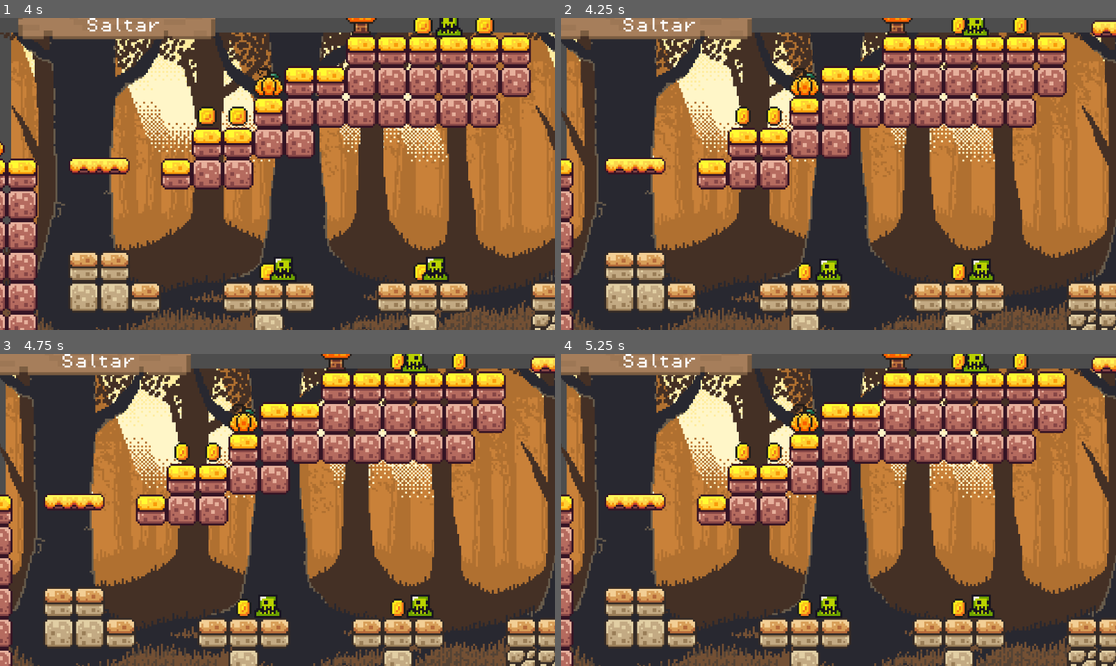
Above: before the commit, frames 1-4 (two rows, left to right).
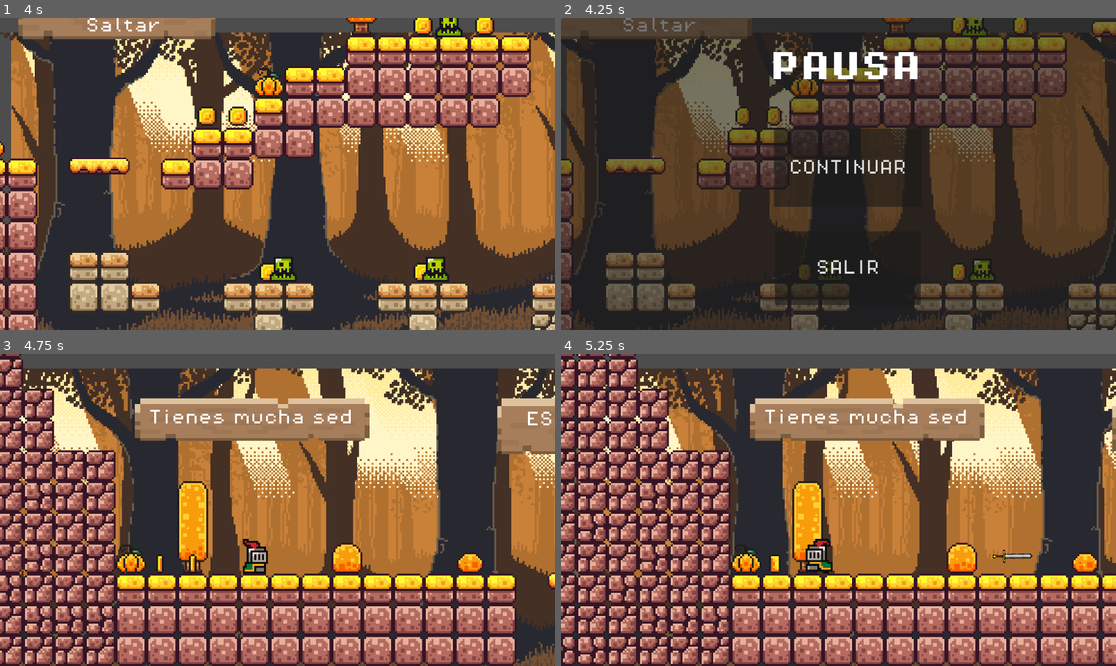
Above: after the commit, the same moments.

Repository: IES-Rafael-Alberti/primer-juego-2d
Game: Godot game, scene res://scenes/game.tscn
The game is run twice, just before and just after one commit, with the same random seed, the same clock (stepped at 60 frames per second) and the same inputs.
Inputs (mouse positions are in pixels of both pictures, inside the frame that each line leads up to):
- Up to frame 1 (4 s): tap E (fire) at 0.5, 0.6, 1.25, 1.35, 2, 2.1, 2.75, 2.85, 3.5, 3.6 s; hold Right (move_right) 0.53-2.03 s; tap Space (jump) at 0.77, 1.52, 3.02, 3.77 s; hold Left (move_left) 2.03-2.78 s; hold Right (move_right) from 2.78 s (still down)
- Up to frame 2 (4.25 s): keep holding Right (move_right); tap P (pause) at 4.15 s
- Up to frame 3 (4.75 s): release Right (move_right) at 4.25 s; click (288, 503) at 4.25 s, where only the run after the commit has a clickable "CONTINUAR"
- Up to frame 4 (5.25 s): tap E (fire) at 5, 5.1 s; hold Left (move_left) from 5.03 s (still down)

Frame 1 is identical in both runs. In frame 2, 75% of the frame differs, in the area x 0-100%, y 0-100%; in frame 3, 83%; in frame 4, 84%.

Commit message:
Añadido menu de pausa

Diff:
--- a/scenes/game.tscn
+++ b/scenes/game.tscn
@@ -14,6 +14,7 @@
 [ext_resource type="FontFile" uid="uid://76mam0d3uvpn" path="res://fonts/PixelOperator8-Bold.ttf" id="9_vtaks"]
 [ext_resource type="PackedScene" uid="uid://c212koc7iissu" path="res://scenes/cajatexto.tscn" id="10_kvuet"]
 [ext_resource type="PackedScene" uid="uid://deo1e8mmmpqhk" path="res://scenes/bottle.tscn" id="11_kvpfn"]
+[ext_resource type="PackedScene" uid="uid://yjwxkn0vya7e" path="res://scenes/pausa.tscn" id="15_ir15t"]
 
 [sub_resource type="TileSetAtlasSource" id="TileSetAtlasSource_lnu2h"]
 texture = ExtResource("2_yqjtg")
@@ -516,3 +517,5 @@
 
 [node name="Bottle" parent="." instance=ExtResource("11_kvpfn")]
 position = Vector2(711, -144)
+
+[node name="Pausa" parent="." instance=ExtResource("15_ir15t")]
--- /dev/null
+++ b/scenes/pausa.tscn
@@ -0,0 +1,58 @@
+[gd_scene load_steps=4 format=3 uid="uid://yjwxkn0vya7e"]
+
+[ext_resource type="FontFile" uid="uid://76mam0d3uvpn" path="res://fonts/PixelOperator8-Bold.ttf" id="1_1vvwb"]
+[ext_resource type="Script" uid="uid://cbx354gf3rllu" path="res://scripts/pausa.gd" id="1_k5nbw"]
+[ext_resource type="FontFile" uid="uid://cahgg7rygrm2q" path="res://fonts/PixelOperator8.ttf" id="2_k5nbw"]
+
+[node name="Pausa" type="CanvasLayer"]
+process_mode = 3
+visible = false
+script = ExtResource("1_k5nbw")
+
+[node name="Control" type="Control" parent="."]
+layout_mode = 3
+anchors_preset = 15
+anchor_right = 1.0
+anchor_bottom = 1.0
+grow_horizontal = 2
+grow_vertical = 2
+size_flags_horizontal = 3
+size_flags_vertical = 3
+
+[node name="Panel" type="Panel" parent="Control"]
+layout_mode = 0
+offset_right = 1157.0
+offset_bottom = 656.0
+
+[node name="Label" type="Label" parent="Control/Panel"]
+layout_mode = 0
+offset_left = 433.0
+offset_top = 71.0
+offset_right = 748.0
+offset_bottom = 135.0
+theme_override_fonts/font = ExtResource("1_1vvwb")
+theme_override_font_sizes/font_size = 63
+text = "PAUSA"
+
+[node name="Button" type="Button" parent="Control/Panel"]
+layout_mode = 0
+offset_left = 442.0
+offset_top = 230.0
+offset_right = 749.0
+offset_bottom = 392.0
+theme_override_fonts/font = ExtResource("2_k5nbw")
+theme_override_font_sizes/font_size = 32
+text = "CONTINUAR"
+
+[node name="Button2" type="Button" parent="Control/Panel"]
+layout_mode = 0
+offset_left = 444.0
+offset_top = 443.0
+offset_right = 747.0
+offset_bottom = 596.0
+theme_override_fonts/font = ExtResource("2_k5nbw")
+theme_override_font_sizes/font_size = 32
+text = "SALIR"
+
+[connection signal="pressed" from="Control/Panel/Button" to="." method="_on_button_pressed"]
+[connection signal="pressed" from="Control/Panel/Button2" to="." method="_on_button_close_pressed"]
--- /dev/null
+++ b/scripts/button.gd
@@ -0,0 +1,12 @@
+extends Button
+
+
+# Called when the node enters the scene tree for the first time.
+func _ready() -> void:
+	pass # Replace with function body.
+
+
+# Called every frame. 'delta' is the elapsed time since the previous frame.
+func _process(delta):
+	if Input.is_action_just_pressed("pause"):
+		get_tree().paused = !get_tree().paused
--- a/scripts/game_manager.gd
+++ b/scripts/game_manager.gd
@@ -6,10 +6,6 @@
 @onready var score_label: Label = $cajatextoAlt/ScoreLabel
 @onready var score_label_2: Label = $cajatextoAlt2/ScoreLabel2
 
-
-func _process(delta):
-	if Input.is_action_just_pressed("pause"):
-		get_tree().paused = !get_tree().paused
 
 func add_point():
 	score += 1
--- /dev/null
+++ b/scripts/pausa.gd
@@ -0,0 +1,20 @@
+extends CanvasLayer
+
+
+# Called when the node enters the scene tree for the first time.
+func _ready() -> void:
+	pass # Replace with function body.
+
+func pausar():
+	get_tree().paused = !get_tree().paused
+	visible = !visible
+# Called every frame. 'delta' is the elapsed time since the previous frame.
+func _process(delta):
+	if Input.is_action_just_pressed("pause"):
+		pausar()
+
+func _on_button_pressed() -> void:
+	pausar()
+
+func _on_button_close_pressed() -> void:
+	get_tree().quit()
Not shown: 1 places in scenes/game.tscn that only renumber resources
Not shown, added: scripts/button.gd.uid
Not shown, added: scripts/pausa.gd.uid
